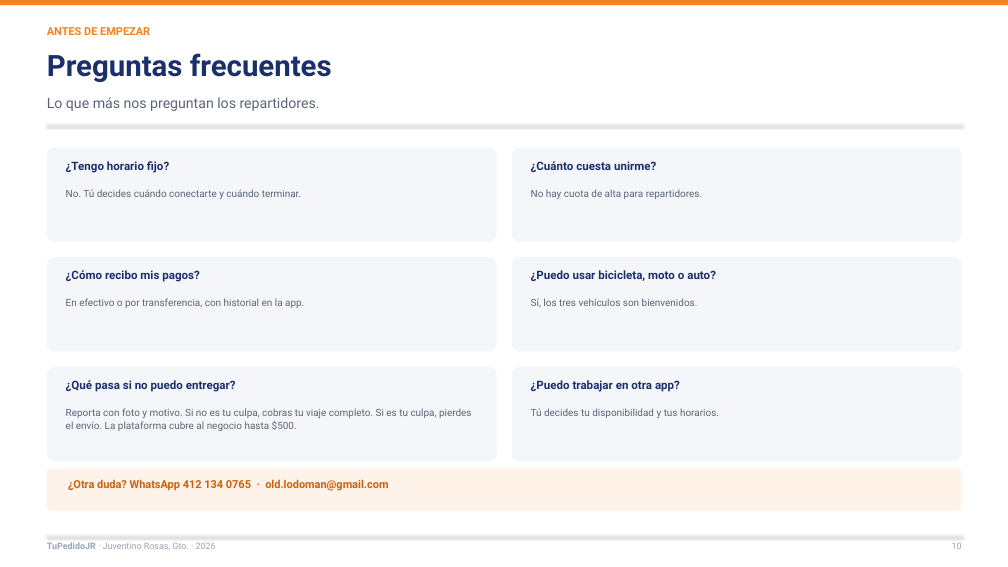
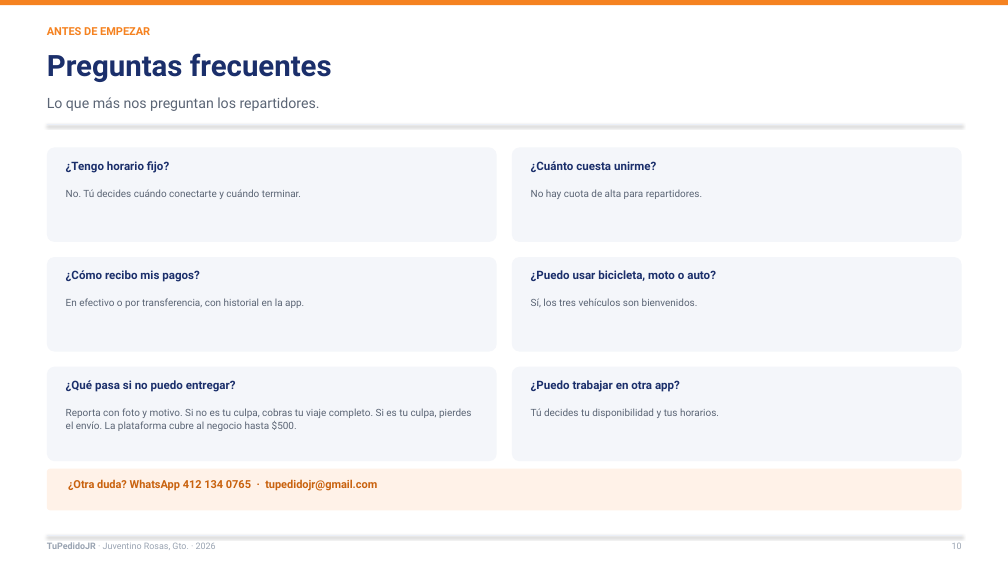
Before and after one commit to Lodoman-old/TuPedidoJR, a slide deck: slide 12 of docs/presentacion/TuPedidoJR_Repartidores_2026.pptx. Drawn at 1008x567 pixels with LibreOffice and Linux fonts; fonts in the diff are those of the drawing. Boxes give left, top, right and bottom in pixels: in the first picture for what was removed or moved away, otherwise in the second. Text is boxed around its words. In the diff, an @@ line names an element or a change of style, - is before the commit and + after.

```diff
--- a/docs/presentacion/TuPedidoJR_Repartidores_2026.pptx
+++ b/docs/presentacion/TuPedidoJR_Repartidores_2026.pptx
@@ text at [68, 479, 377, 491]: text changed @@
-¿Otra duda? WhatsApp 412 134 0765 · old.lodoman@gmail.com
+¿Otra duda? WhatsApp 412 134 0765 · tupedidojr@gmail.com
```
Also in this commit, not shown: 2 other slides changed, 28 other files.
